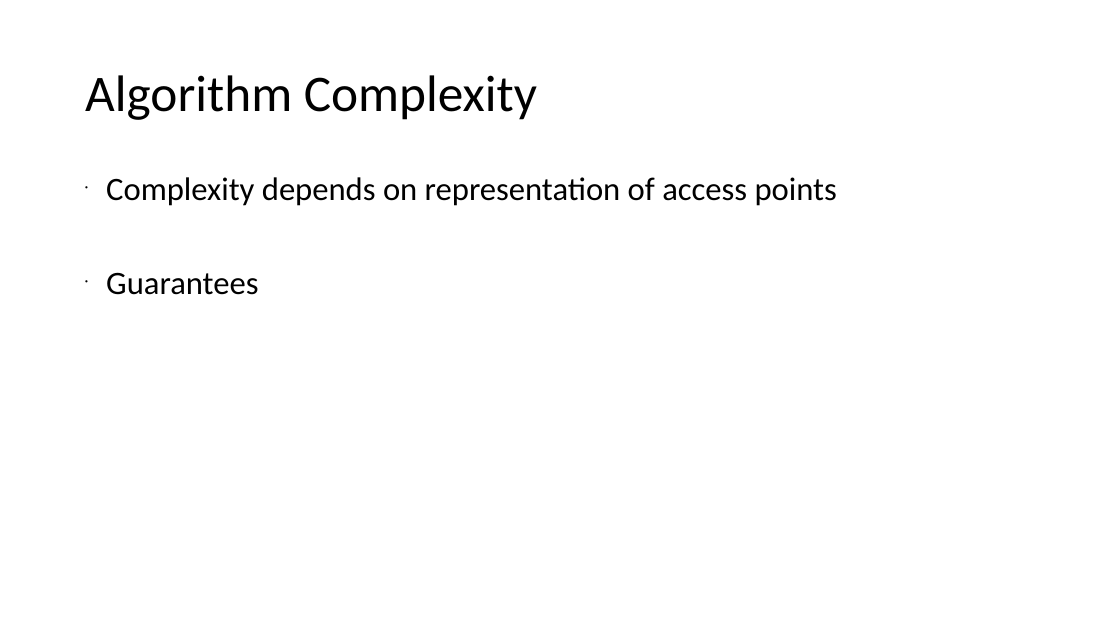
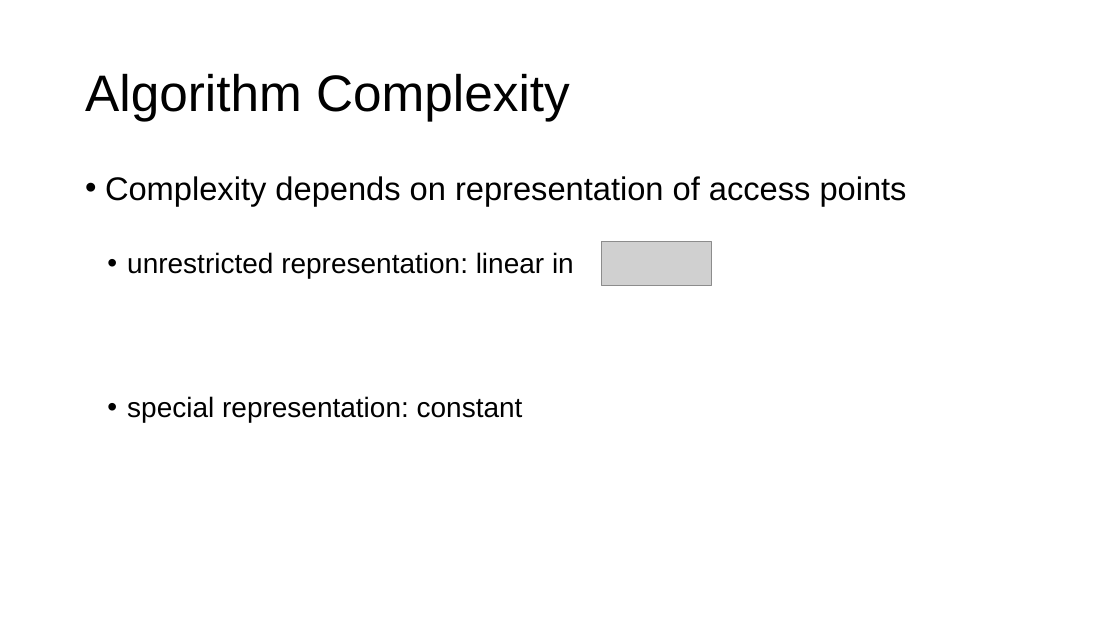
Before and after one commit to xiaohe27/Tasks, a slide deck: slide 17 of Slides/qual-presentation.ppt. Drawn at 1120x630 pixels with LibreOffice and Linux fonts; fonts in the diff are those of the drawing; grey boxes stand for pictures. Boxes give left, top, right and bottom in pixels: in the first picture for what was removed or moved away, otherwise in the second. Text is boxed around its words. In the diff, an @@ line names an element or a change of style, - is before the commit and + after.

```diff
--- a/Slides/qual-presentation.ppt
+++ b/Slides/qual-presentation.ppt
@@ title "Algorithm Complexity" at (85, 73, 570, 121): font Calibri to Arial @@
@@ text at (105, 176, 907, 206): font Calibri to Arial in "Complexity depends on representation of access points"; indent changed @@
@@ text at (127, 252, 574, 422): text changed; size 28 to 24 pt; font Calibri to Arial @@
-• Guarantees
+  • unrestricted representation: linear in
+  • special representation: constant
@@ picture added at (601, 242, 711, 285) @@
```
Also in this commit, not shown: 14 other slides changed, 4 slides added, 3 slides removed, 2 other files.
